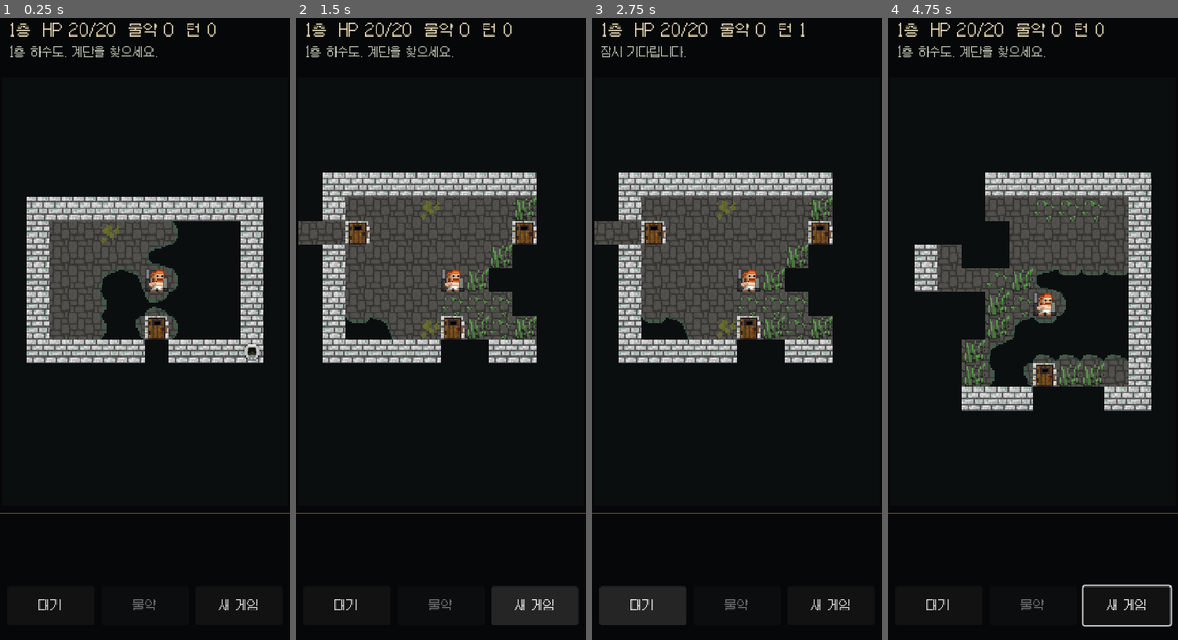
Above: before the commit, frames 1-4 (left to right).
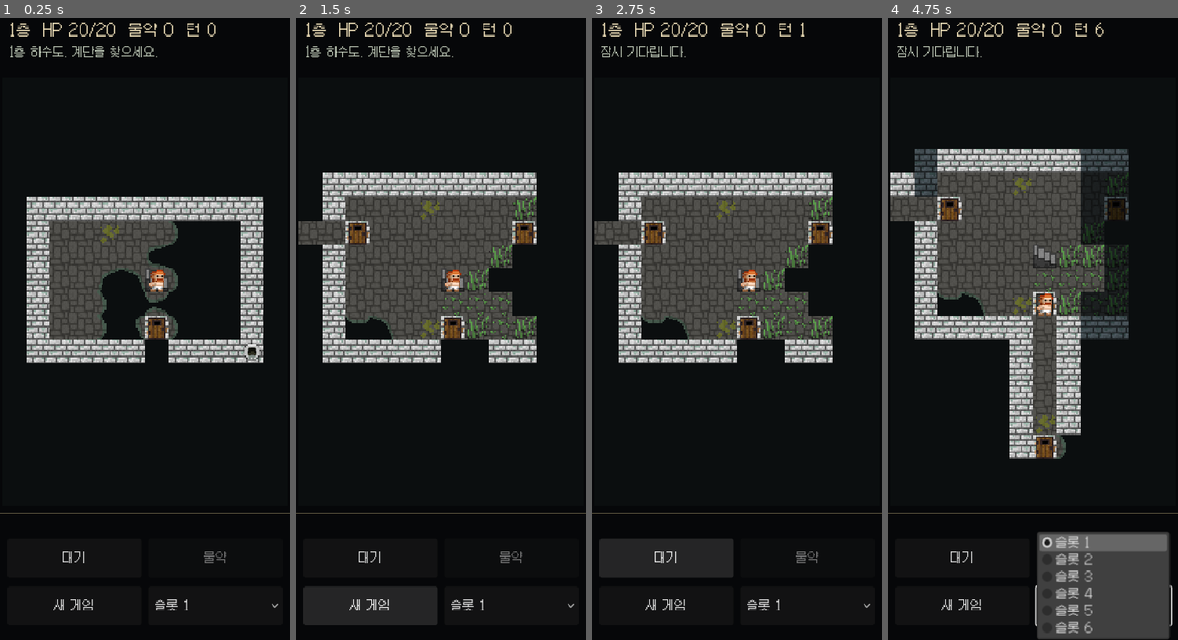
Above: after the commit, the same moments.

Repository: jinha1226/Testspd
Game: Godot game, scene res://main.tscn
Same seed, same stepped clock (60 frames per second), same inputs: the game is played once before the commit and once after it.
Inputs (mouse positions are in pixels of both pictures, inside the frame that each line leads up to):
- Up to frame 1 (0.25 s): no input
- Up to frame 2 (1.5 s): click "새 게임" at 0.5 s; click "새 게임" at 1.25 s
- Up to frame 3 (2.75 s): click "대기" at 2 s
- Up to frame 4 (4.75 s): click (1102, 608) at 2.75 s, where only the run after the commit has a clickable "슬롯 1"; tap Enter at 3.5 s; move the mouse to (1033, 329) at 3.52 s; hold Right 3.53-4.28 s; tap K at 3.6 s; click (1033, 329) at 3.67 s; tap Space at 3.77, 4.25, 4.52 s; move the mouse to (975, 360) at 4.27 s; hold Down from 4.28 s (still down); tap J at 4.35 s

The runs differ from the first frame. In frame 1, 0.6% of the frame differs, in the area x 13-96%, y 85-96%; in frame 2, 1.5%; in frame 3, 3.4%; in frame 4, 33%, in the area x 0-99%, y 0-100%.

Commit message:
Expose all six autosave slots in Godot UI

Diff:
--- a/main.gd
+++ b/main.gd
@@ -22,8 +22,10 @@
 var wait_button: Button
 var potion_button: Button
 var restart_button: Button
+var slot_button: OptionButton
 var auto_path: Array[Vector2i] = []
 var auto_elapsed := 0.0
+var active_slot := 1
 var autosave_enabled := true
 var save_failed := false
 
@@ -33,8 +35,8 @@
 	var ui_theme := Theme.new()
 	ui_theme.default_font = UI_FONT
 	theme = ui_theme
-	if SpdSave.exists(1):
-		if not SpdSave.load(run, 1):
+	if SpdSave.exists(active_slot):
+		if not SpdSave.load(run, active_slot):
 			run.start()
 			autosave_enabled = false
 			run.message = "저장 파일을 읽지 못했습니다. 새 게임을 누르면 새로 저장합니다."
@@ -64,6 +66,12 @@
 	wait_button = _button("대기", _on_wait)
 	potion_button = _button("물약", _on_potion)
 	restart_button = _button("새 게임", _on_restart)
+	slot_button = OptionButton.new()
+	for slot in range(1, SpdSave.SLOT_COUNT + 1):
+		slot_button.add_item("슬롯 %d" % slot, slot)
+	slot_button.selected = active_slot - 1
+	slot_button.item_selected.connect(_on_slot_selected)
+	add_child(slot_button)
 
 
 func _button(caption: String, callback: Callable) -> Button:
@@ -80,10 +88,12 @@
 	status_label.size = Vector2(size.x - 24, 28)
 	message_label.position = Vector2(12, 45)
 	message_label.size = Vector2(size.x - 24, 37)
-	var width := (size.x - 40.0) / 3.0
-	for index in range(3):
-		var button: Button = [wait_button, potion_button, restart_button][index]
-		button.position = Vector2(10.0 + index * (width + 10.0), size.y - 72.0)
+	var width := (size.x - 30.0) / 2.0
+	var controls: Array[Control] = [wait_button, potion_button, restart_button, slot_button]
+	for index in range(controls.size()):
+		var button: Control = controls[index]
+		button.position = Vector2(10.0 + (index % 2) * (width + 10.0),
+			size.y - 136.0 + int(index / 2) * 64.0)
 		button.size = Vector2(width, 52)
 
 
@@ -302,6 +312,28 @@
 	_refresh()
 
 
+func _on_slot_selected(index: int) -> void:
+	var slot := index + 1
+	if slot == active_slot:
+		return
+	auto_path.clear()
+	var selected_run = Run.new()
+	if SpdSave.exists(slot):
+		if not SpdSave.load(selected_run, slot):
+			slot_button.select(active_slot - 1)
+			message_label.text = "슬롯 %d의 저장 파일을 읽지 못했습니다." % slot
+			return
+	else:
+		selected_run.start()
+		selected_run.message = "슬롯 %d에서 새 게임을 시작했습니다." % slot
+	run = selected_run
+	active_slot = slot
+	slot_button.select(index)
+	autosave_enabled = true
+	save_failed = false
+	_refresh()
+
+
 func _refresh() -> void:
 	status_label.text = "%d층  HP %d/%d  물약 %d  턴 %d" % [
 		run.depth, run.hp, run.max_hp, run.potion_count, run.turns
@@ -309,7 +341,7 @@
 	message_label.text = run.message
 	potion_button.disabled = run.potion_count == 0 or run.hp >= run.max_hp
 	if autosave_enabled:
-		var saved: bool = SpdSave.save(run, 1)
+		var saved: bool = SpdSave.save(run, active_slot)
 		if not saved and not save_failed:
 			message_label.text += " 저장에 실패했습니다."
 		save_failed = not saved
--- a/tests/save_ui.gd
+++ b/tests/save_ui.gd
@@ -27,8 +27,21 @@
 	if not SpdSave.load(saved, 1) or saved.turns != expected_turns + 1:
 		_fail("main scene did not autosave the next action")
 		return
+	screen._on_slot_selected(1)
+	if screen.active_slot != 2 or screen.run.turns != 0:
+		_fail("selecting an empty second slot did not start an independent run")
+		return
+	screen._on_wait()
+	if not SpdSave.exists(2):
+		_fail("second slot was not saved")
+		return
+	screen._on_slot_selected(0)
+	if screen.active_slot != 1 or screen.run.turns != expected_turns + 1:
+		_fail("returning to first slot lost progress")
+		return
 	DirAccess.remove_absolute(ProjectSettings.globalize_path(SpdSave.slot_path(1)))
-	print("SPD save UI passed: resume and autosave")
+	DirAccess.remove_absolute(ProjectSettings.globalize_path(SpdSave.slot_path(2)))
+	print("SPD save UI passed: resume, autosave, and six-slot switching")
 	quit()
 
 
Not shown, changed: PORTING.md
Not shown, changed: README.md
